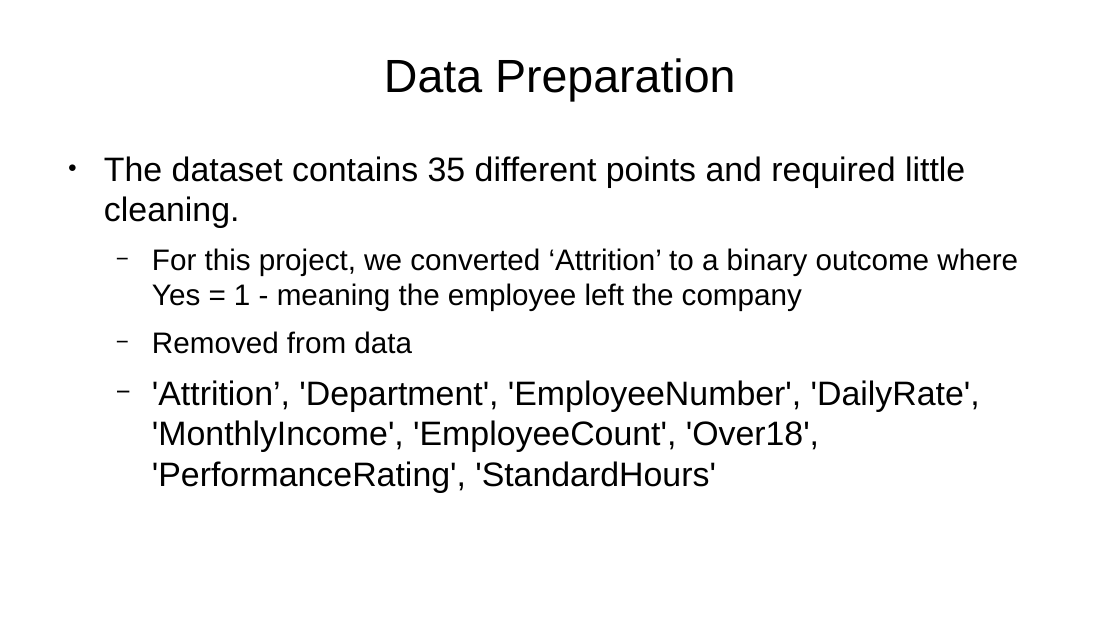
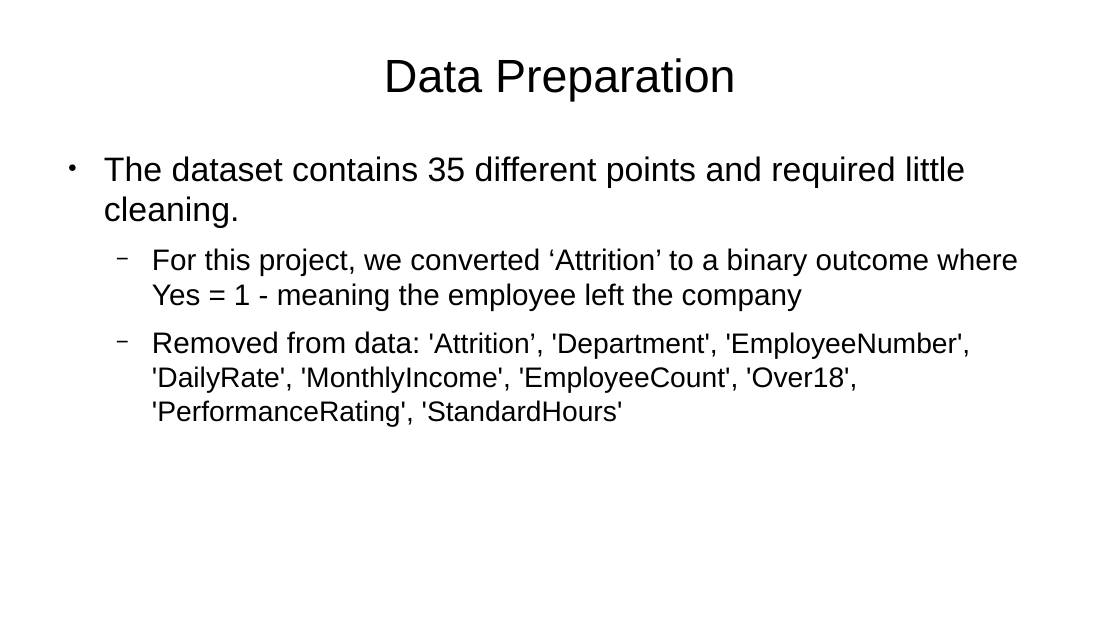
Before and after one commit to sbowler/project-one, a slide deck: slide 5 of presentations/project2_presentation.pptx. Drawn at 1120x630 pixels with LibreOffice and Linux fonts; fonts in the diff are those of the drawing; background and template pictures are left out. Boxes give left, top, right and bottom in pixels: in the first picture for what was removed or moved away, otherwise in the second. Text is boxed around its words. In the diff, an @@ line names an element or a change of style, - is before the commit and + after.

```diff
--- a/presentations/project2_presentation.pptx
+++ b/presentations/project2_presentation.pptx
@@ text at box(152, 331, 971, 427): text changed; size 24 to 20 pt @@
-      − Removed from data
-                − 'Attrition’, 'Department', 'EmployeeNumber', 'DailyRate', 'MonthlyIncome', 'EmployeeCount', 'Over18', 'PerformanceRating', 'StandardHours'
+      − Removed from data: 'Attrition’, 'Department', 'EmployeeNumber', 'DailyRate', 'MonthlyIncome', 'EmployeeCount', 'Over18', 'PerformanceRating', 'StandardHours'
```
Also in this commit, not shown: 14 other slides changed, 1 slide added, 2 slides removed.
